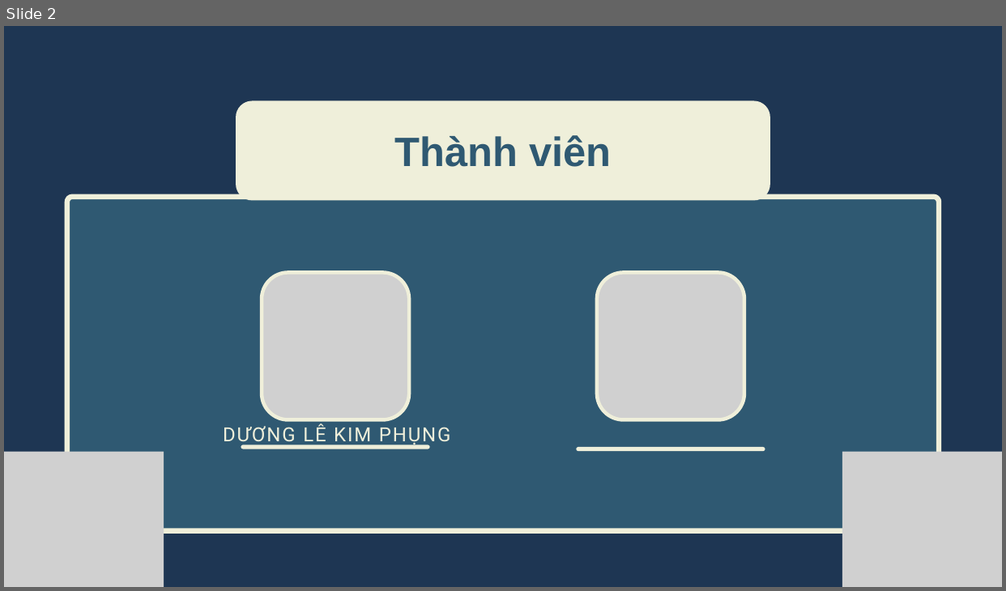
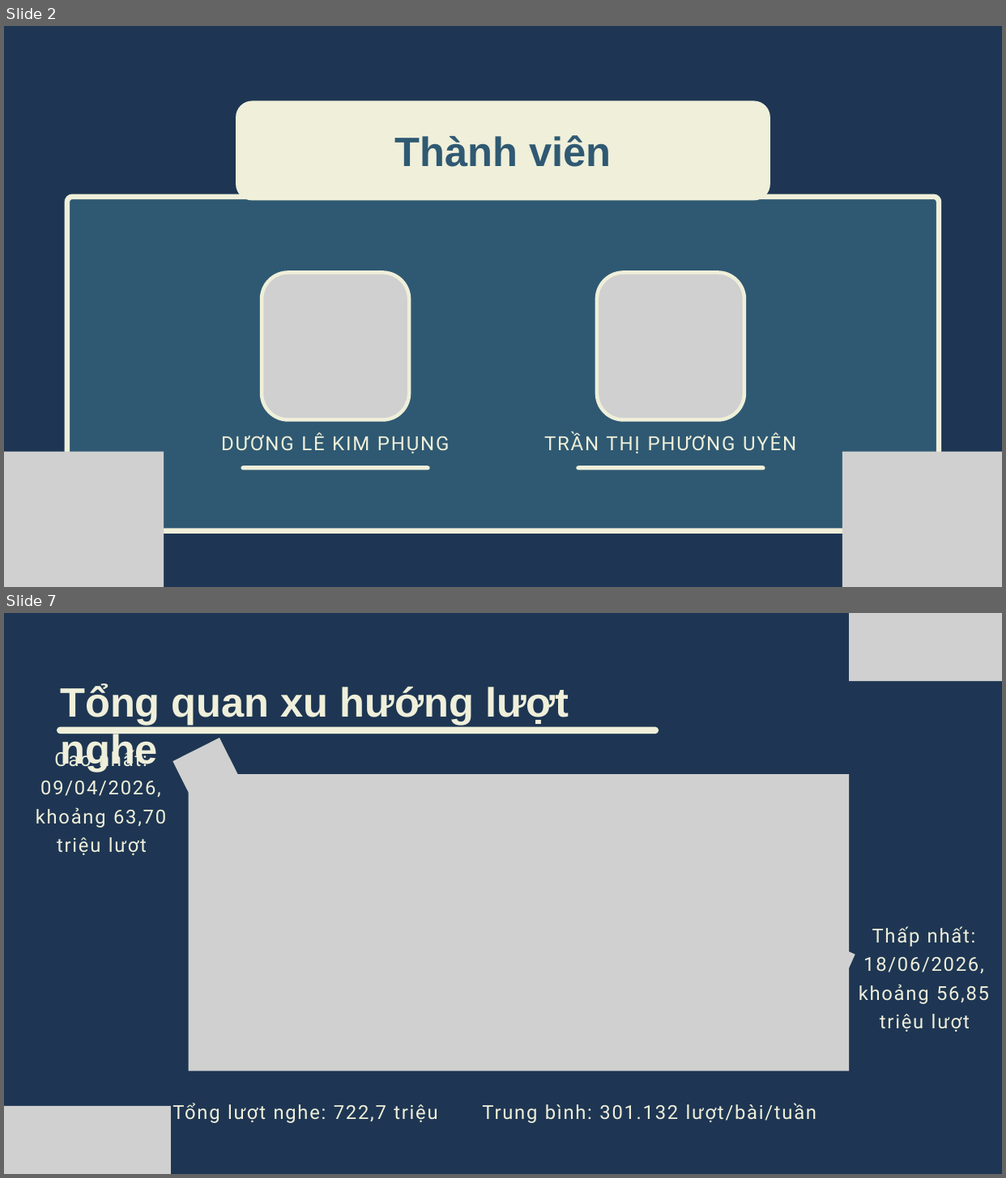
Before and after one commit to kimphungduongle9-debug/spotify-vn-trend-analysis, a slide deck: slides/Slide_Phan_tich_Spotify.pptx. Shown one above the other, each under a label of ours: slide 2 before the commit, slides 2 and 7 after it; the slides between them are not shown. The pictures are 1006x591 and 1006x1178 pixels, drawn with LibreOffice and Linux fonts; fonts in the diff are those of the drawing; grey boxes stand for pictures. Boxes give left, top, right and bottom in pixels: in the first picture for what was removed or moved away, otherwise in the second. Text is boxed around its words. In the diff, an @@ line names an element or a change of style, - is before the commit and + after.

```diff
--- a/slides/Slide_Phan_tich_Spotify.pptx
+++ b/slides/Slide_Phan_tich_Spotify.pptx
@@ slide 7 added at [4, 613, 1002, 1174], background #1E3653 @@
@@ picture added at [850, 613, 1002, 681] @@
@@ text added at [60, 683, 569, 773], 59.2 pt, text #EFEFDA, bold @@
+Tổng quan xu hướng lượt nghe
@@ line added from (60, 730) to (655, 730), #EFEFDA 10 pt @@
@@ text added at [36, 749, 166, 855], 27.8 pt, text #EFEFDA @@
+Cao nhất: 09/04/2026, khoảng 63,70 triệu lượt
@@ picture added at [173, 738, 245, 813] @@
@@ picture added at [189, 774, 850, 1071] @@
@@ picture added at [232, 792, 275, 814] @@
@@ text added at [859, 926, 989, 1032], 27.8 pt, text #EFEFDA @@
+Thấp nhất: 18/06/2026, khoảng 56,85 triệu lượt
@@ picture added at [784, 933, 855, 1007] @@
@@ picture added at [741, 985, 784, 1007] @@
@@ picture added at [4, 1106, 171, 1174] @@
@@ text added at [172, 1103, 816, 1123], 27.8 pt, text #EFEFDA @@
+Tổng lượt nghe: 722,7 triệu Trung bình: 301.132 lượt/bài/tuần
@@ slide 2 changed as well @@
@@ text "DƯƠNG LÊ KIM PHỤNG": place and size @@
-text "DƯƠNG LÊ KIM PHỤNG" at [223, 424, 451, 446]
+text "DƯƠNG LÊ KIM PHỤNG" at [221, 433, 450, 454]
@@ text added at [544, 433, 796, 454], 28.1 pt, text #EFEFDA @@
+TRẦN THỊ PHƯƠNG UYÊN
@@ line moved from (243, 447) - (428, 447) to (243, 468) - (428, 468) @@
@@ line moved from (578, 449) - (763, 449) to (578, 468) - (763, 468) @@
```
Also in this commit, not shown: 1 other slide changed, 16 other slides added, 9 slides removed, 1 other file.
